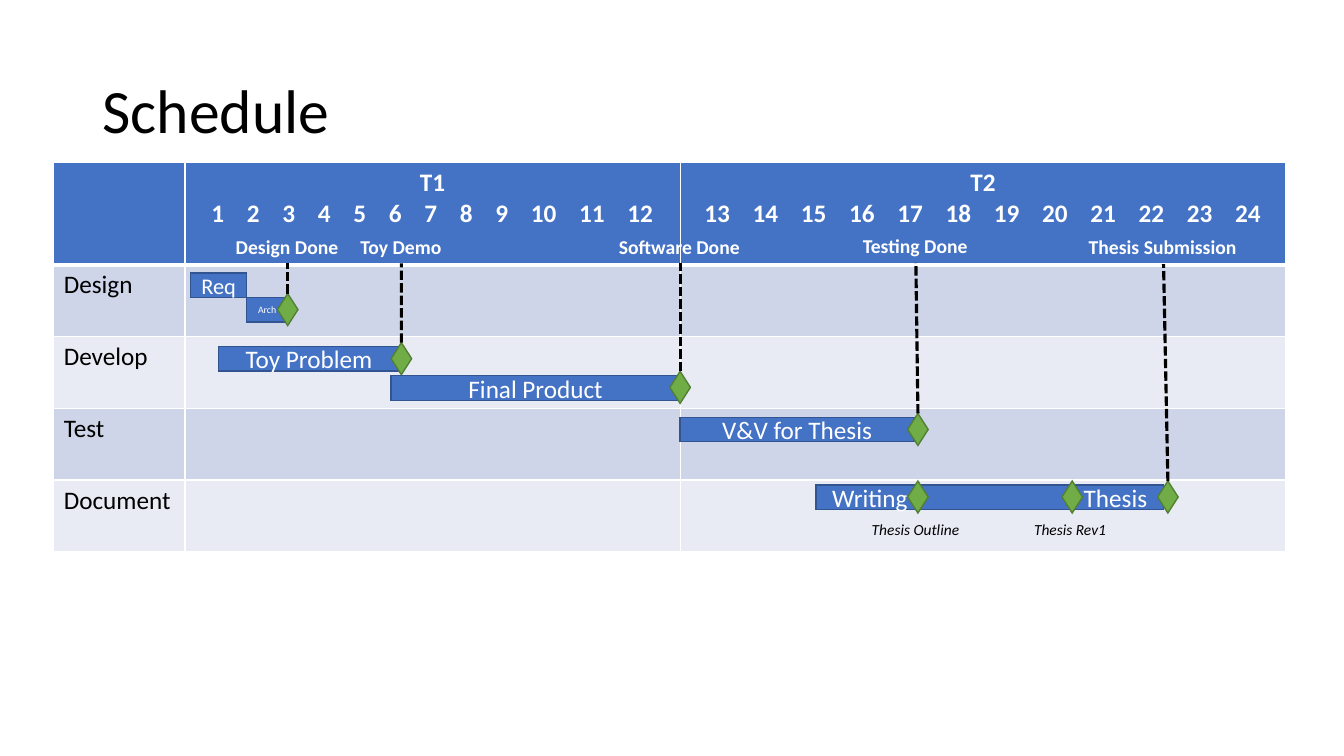
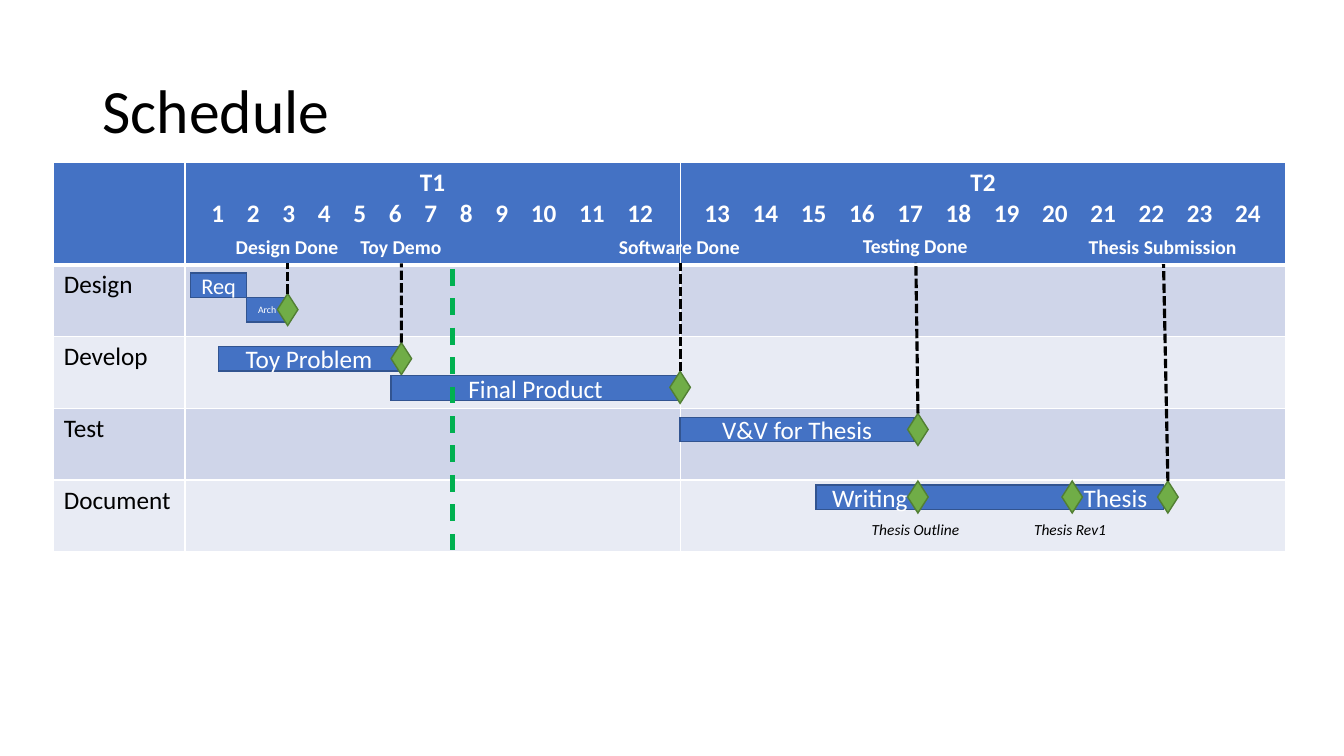
Before and after one commit to mikewkozak/IRE, a slide deck: slide 10 of Documentation/Architecture.pptx (slide 3 before the commit). Drawn at 1344x756 pixels with LibreOffice and Linux fonts; fonts in the diff are those of the drawing. Boxes give left, top, right and bottom in pixels: in the first picture for what was removed or moved away, otherwise in the second. Text is boxed around its words. In the diff, an @@ line names an element or a change of style, - is before the commit and + after.

```diff
--- a/Documentation/Architecture.pptx
+++ b/Documentation/Architecture.pptx
@@ line added from (453, 269) to (453, 551), #00B050 3 pt dashed @@
```
Also in this commit, not shown: 11 slides added, 1 slide removed, 18 other files.
